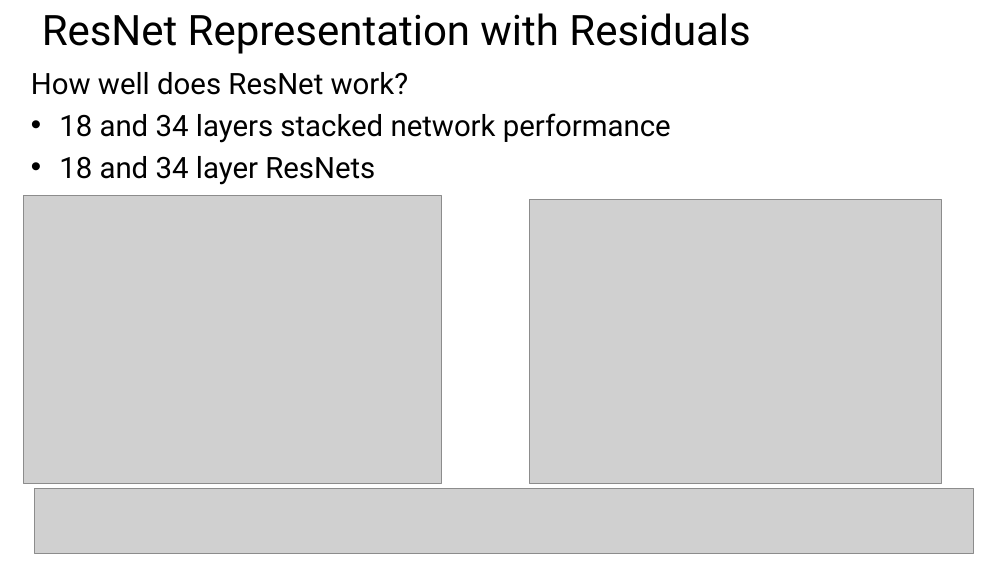
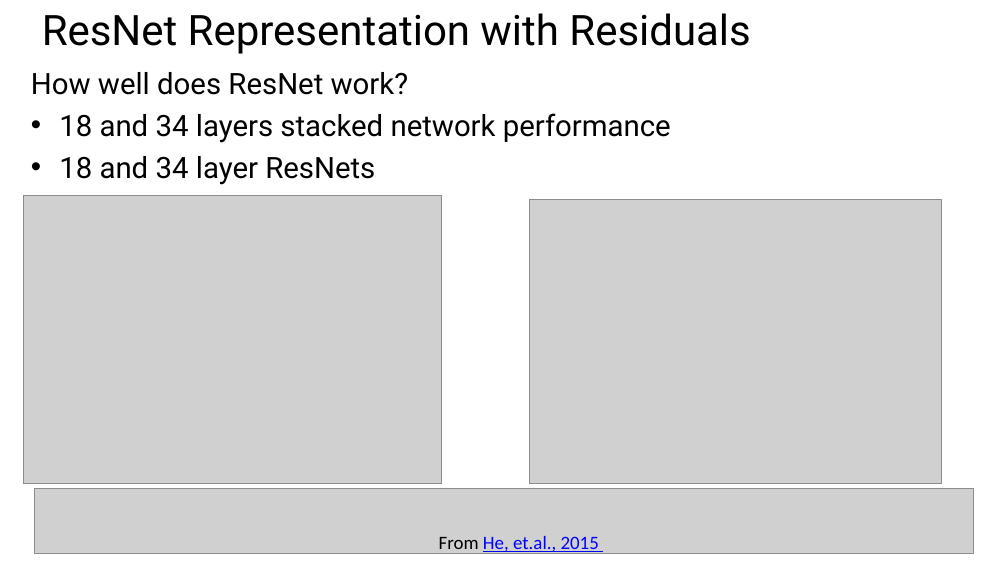
Before and after one commit to StephenElston/CSCI-E25, a slide deck: slide 48 of Slides/6_ConvolutionalNNs.pptx. Drawn at 1008x567 pixels with LibreOffice and Linux fonts; fonts in the diff are those of the drawing; grey boxes stand for pictures; background and template pictures are left out. Boxes give left, top, right and bottom in pixels: in the first picture for what was removed or moved away, otherwise in the second. Text is boxed around its words. In the diff, an @@ line names an element or a change of style, - is before the commit and + after.

```diff
--- a/Slides/6_ConvolutionalNNs.pptx
+++ b/Slides/6_ConvolutionalNNs.pptx
@@ text added at [439,536,599,555], 18 pt, text #0000FF, underline @@
+From He, et.al., 2015
```
Also in this commit, not shown: 9 other slides changed, 2 slides added.
